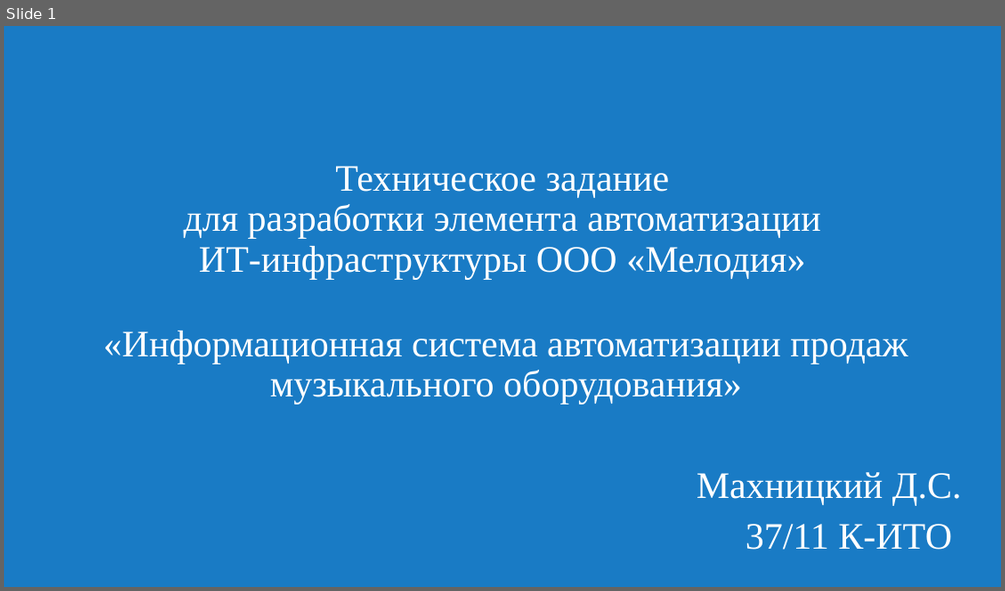
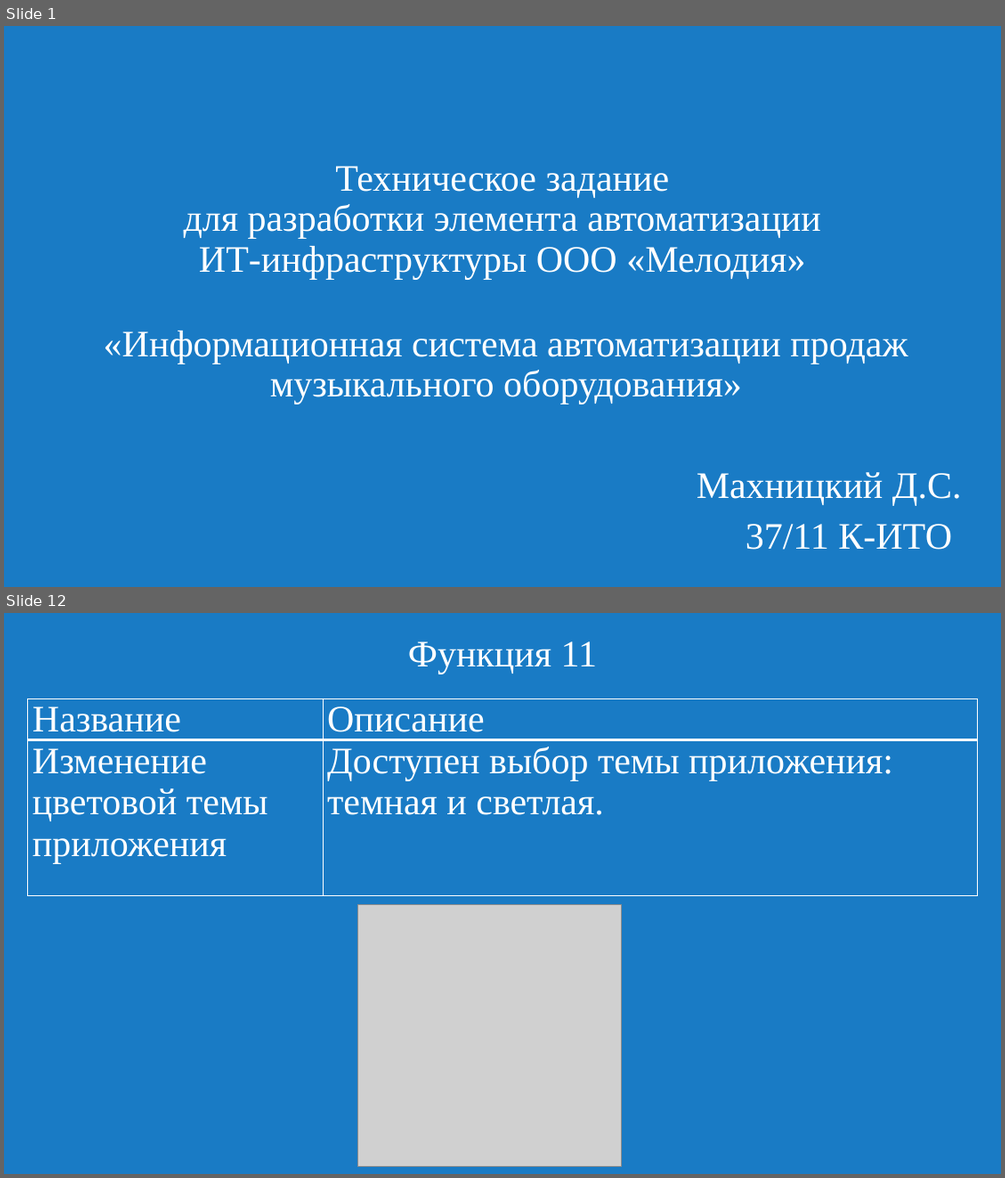
Before and after one commit to Slowpool/diploma-musical-shop-, a slide deck: OuterData/presentation.pptx. Shown one above the other, each under a label of ours: slide 1 before the commit, slides 1 and 12 after it; the slides between them are not shown. The pictures are 1005x591 and 1005x1178 pixels, drawn with LibreOffice and Linux fonts; fonts in the diff are those of the drawing; grey boxes stand for pictures. Boxes give left, top, right and bottom in pixels: in the first picture for what was removed or moved away, otherwise in the second. Text is boxed around its words. In the diff, an @@ line names an element or a change of style, - is before the commit and + after.

```diff
--- a/OuterData/presentation.pptx
+++ b/OuterData/presentation.pptx
@@ slide 12 added at [4,613,1001,1174], background #197BC5 @@
@@ title added at [408,641,597,674], 36 pt, text #FFFFFF @@
+Функция 11
@@ table added at [28,699,977,900], 2 rows, 2 columns @@
+Название | Описание
+Изменение цветовой темы приложения | Доступен выбор темы приложения: темная и светлая.
@@ picture added at [357,904,621,1167] @@
```
Also in this commit, not shown: 1 slide changed, 12 other slides added, 11 slides removed, 1 other file.
